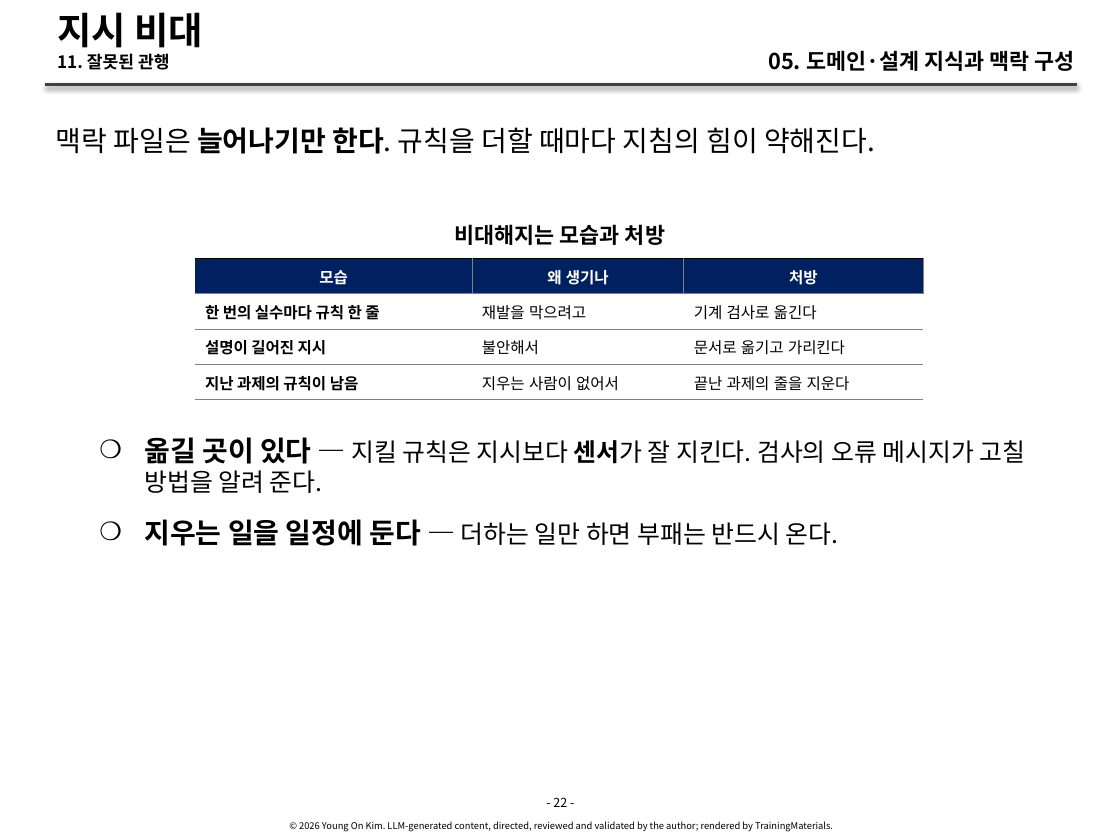
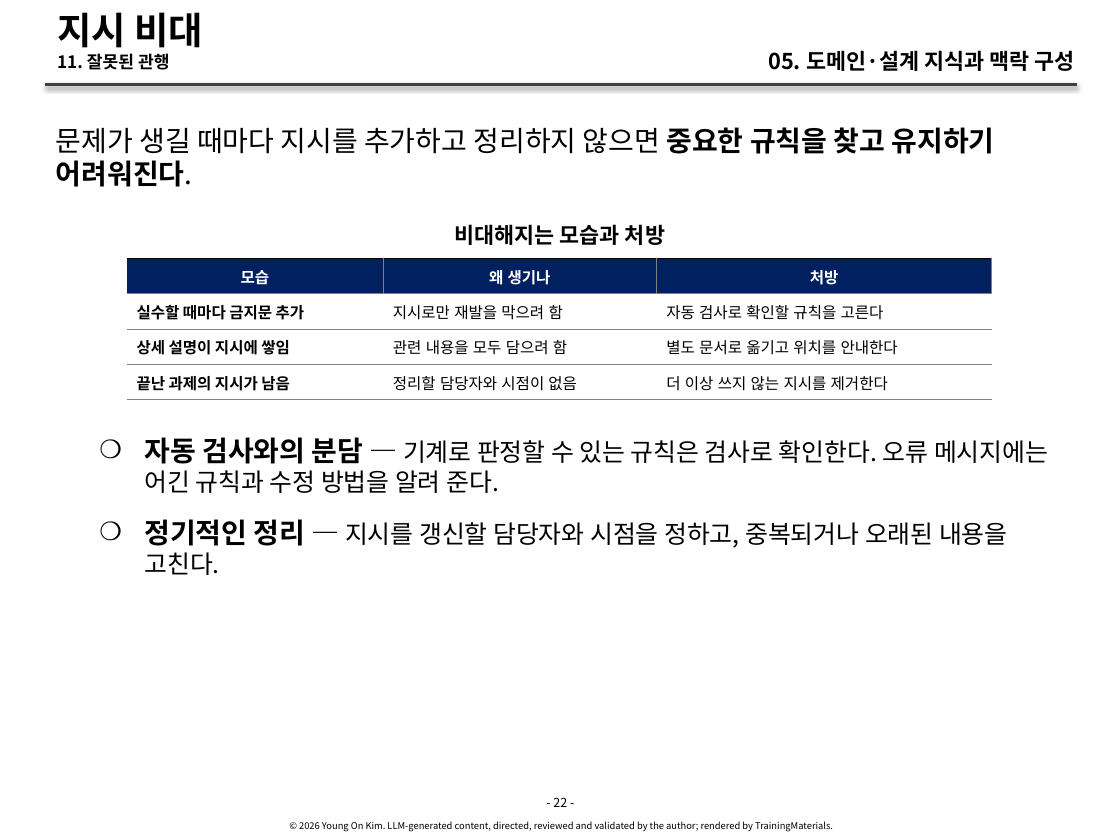
Before and after one commit to YoungSan77/TrainingMaterials, a slide deck: slide 22 of courses/ai-native/sessions/s05.pptx. Drawn at 1120x840 pixels with LibreOffice and Linux fonts; fonts in the diff are those of the drawing. Boxes give left, top, right and bottom in pixels: in the first picture for what was removed or moved away, otherwise in the second. Text is boxed around its words. In the diff, an @@ line names an element or a change of style, - is before the commit and + after.

```diff
--- a/courses/ai-native/sessions/s05.pptx
+++ b/courses/ai-native/sessions/s05.pptx
@@ text at (x1=56, y1=127, x2=995, y2=187): text changed @@
-맥락 파일은 늘어나기만 한다. 규칙을 더할 때마다 지침의 힘이 약해진다.
+문제가 생길 때마다 지시를 추가하고 정리하지 않으면 중요한 규칙을 찾고 유지하기 어려워진다.
@@ table at (x1=127, y1=259, x2=991, y2=734) @@
-row 2: 한 번의 실수마다 규칙 한 줄 | 재발을 막으려고 | 기계 검사로 옮긴다
+row 2: 실수할 때마다 금지문 추가 | 지시로만 재발을 막으려 함 | 자동 검사로 확인할 규칙을 고른다
-row 3: 설명이 길어진 지시 | 불안해서 | 문서로 옮기고 가리킨다
+row 3: 상세 설명이 지시에 쌓임 | 관련 내용을 모두 담으려 함 | 별도 문서로 옮기고 위치를 안내한다
-row 4: 지난 과제의 규칙이 남음 | 지우는 사람이 없어서 | 끝난 과제의 줄을 지운다
+row 4: 끝난 과제의 지시가 남음 | 정리할 담당자와 시점이 없음 | 더 이상 쓰지 않는 지시를 제거한다
@@ table resized from (x1=195, y1=259, x2=923, y2=734) to (x1=127, y1=259, x2=991, y2=734) @@
@@ text at (x1=144, y1=437, x2=1048, y2=575): text changed @@
-    ❍ 옮길 곳이 있다 — 지킬 규칙은 지시보다 센서가 잘 지킨다. 검사의 오류 메시지가 고칠 방법을 알려 준다.
-    ❍ 지우는 일을 일정에 둔다 — 더하는 일만 하면 부패는 반드시 온다.
+    ❍ 자동 검사와의 분담 — 기계로 판정할 수 있는 규칙은 검사로 확인한다. 오류 메시지에는 어긴 규칙과 수정 방법을 알려 준다.
+    ❍ 정기적인 정리 — 지시를 갱신할 담당자와 시점을 정하고, 중복되거나 오래된 내용을 고친다.
```
Also in this commit, not shown: 25 other slides changed, 33 other files.
